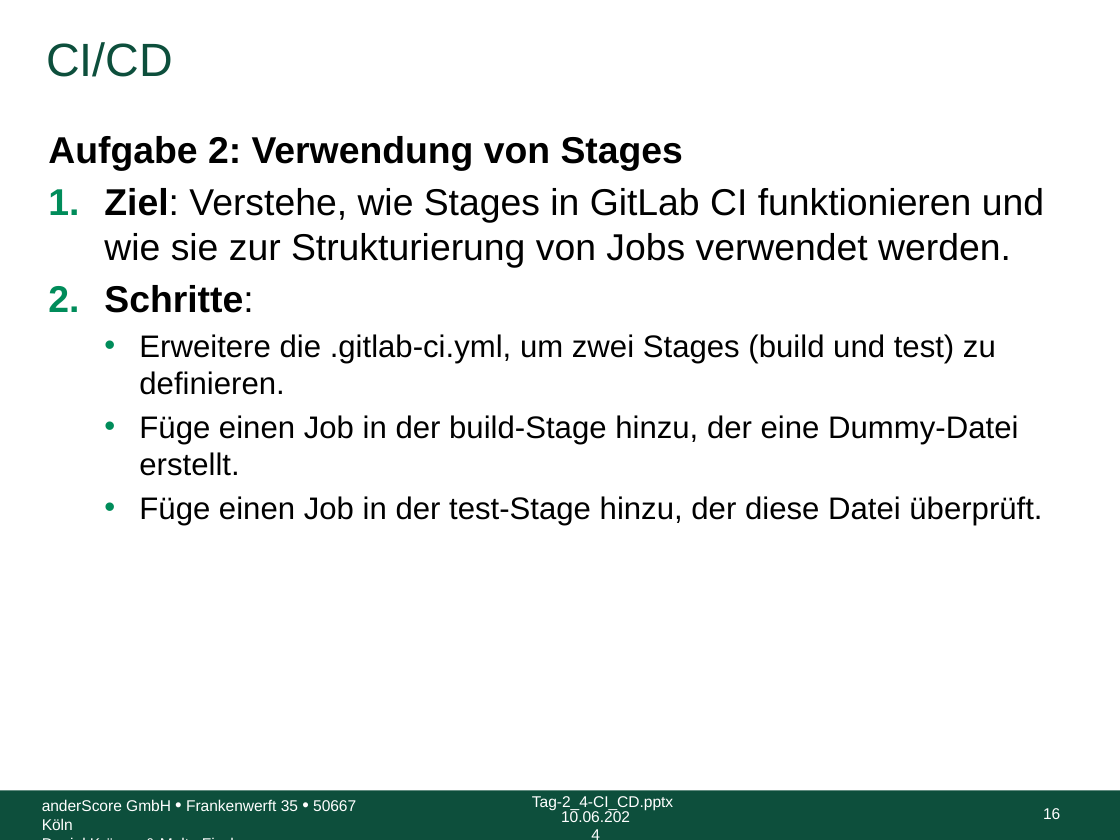
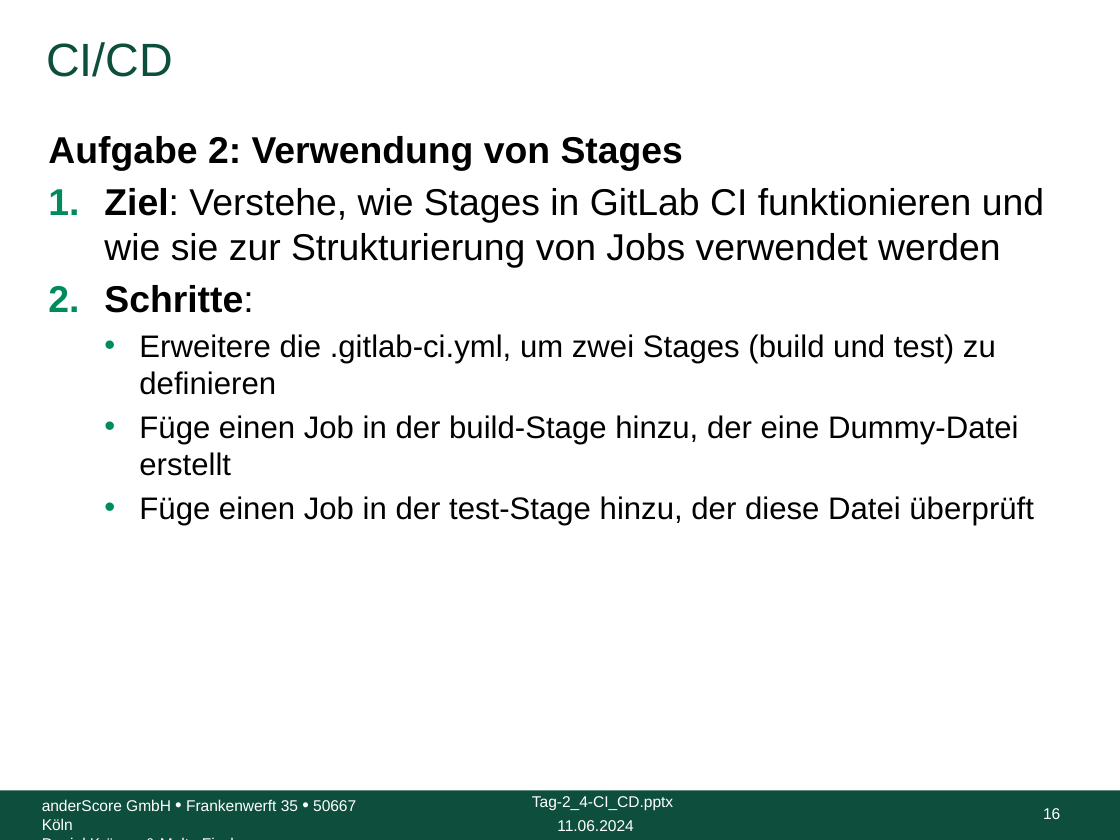
Before and after one commit to anderscore-gmbh/gitlab, a slide deck: slide 16 of slides/Tag-2_4-CI_CD.pptx. Drawn at 1120x840 pixels with LibreOffice and Linux fonts; fonts in the diff are those of the drawing; background and template pictures are left out. Boxes give left, top, right and bottom in pixels: in the first picture for what was removed or moved away, otherwise in the second. Text is boxed around its words. In the diff, an @@ line names an element or a change of style, - is before the commit and + after.

```diff
--- a/slides/Tag-2_4-CI_CD.pptx
+++ b/slides/Tag-2_4-CI_CD.pptx
@@ text at box(104, 188, 1044, 267): text changed @@
-1. Ziel: Verstehe, wie Stages in GitLab CI funktionieren und wie sie zur Strukturierung von Jobs verwendet werden.
+1. Ziel: Verstehe, wie Stages in GitLab CI funktionieren und wie sie zur Strukturierung von Jobs verwendet werden
@@ text at box(139, 334, 1034, 525): text changed @@
-  • Erweitere die .gitlab-ci.yml, um zwei Stages (build und test) zu definieren.
-  • Füge einen Job in der build-Stage hinzu, der eine Dummy-Datei erstellt.
-  • Füge einen Job in der test-Stage hinzu, der diese Datei überprüft.
+  • Erweitere die .gitlab-ci.yml, um zwei Stages (build und test) zu definieren
+  • Füge einen Job in der build-Stage hinzu, der eine Dummy-Datei erstellt
+  • Füge einen Job in der test-Stage hinzu, der diese Datei überprüft
@@ text at box(557, 820, 633, 831): text changed @@
-10.06.2024
+11.06.2024
```
Also in this commit, not shown: 31 other slides changed, 3 other files.
